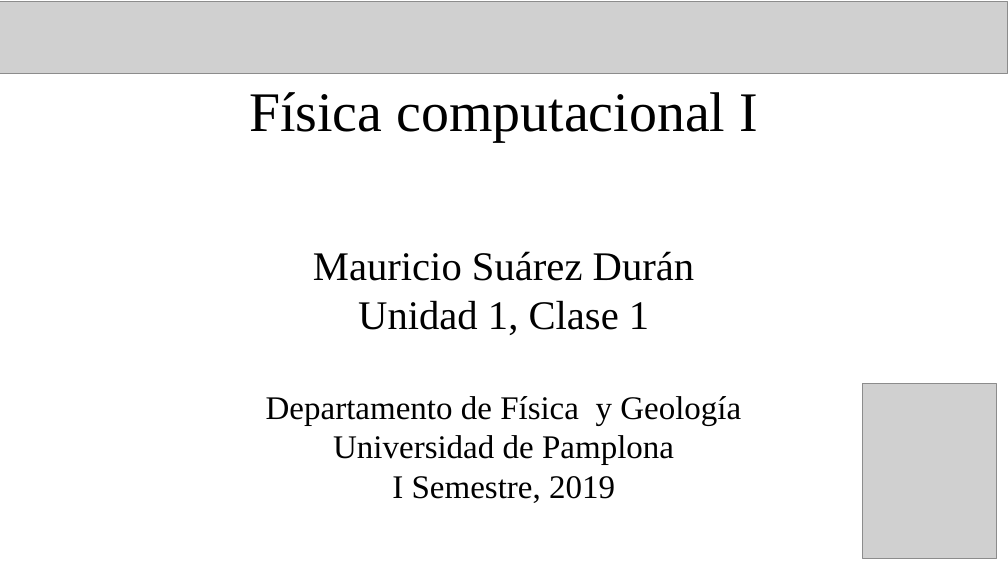
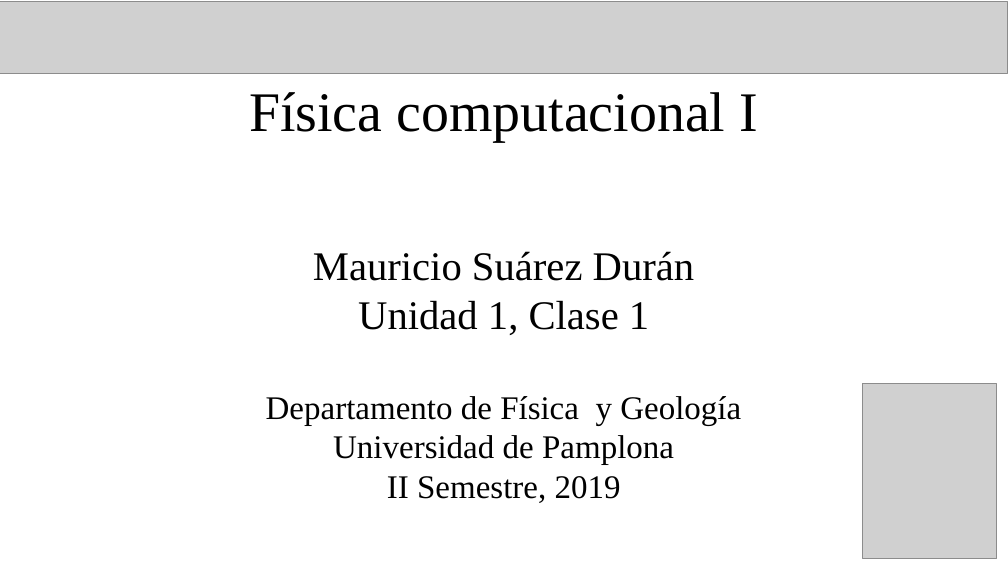
Before and after one commit to fiscompunipamplona/unidad1_IntroLinux, a slide deck: slide 1 of clases/clase-introLinux_1.odp. Drawn at 1008x567 pixels with LibreOffice and Linux fonts; fonts in the diff are those of the drawing; grey boxes stand for pictures. Boxes give left, top, right and bottom in pixels: in the first picture for what was removed or moved away, otherwise in the second. Text is boxed around its words. In the diff, an @@ line names an element or a change of style, - is before the commit and + after.

```diff
--- a/clases/clase-introLinux_1.odp
+++ b/clases/clase-introLinux_1.odp
@@ subtitle at (387,476,621,503): text changed @@
-I Semestre, 2019
+II Semestre, 2019
```
Also in this commit, not shown: 2 other slides changed, 7 slides added, 8 other files.
